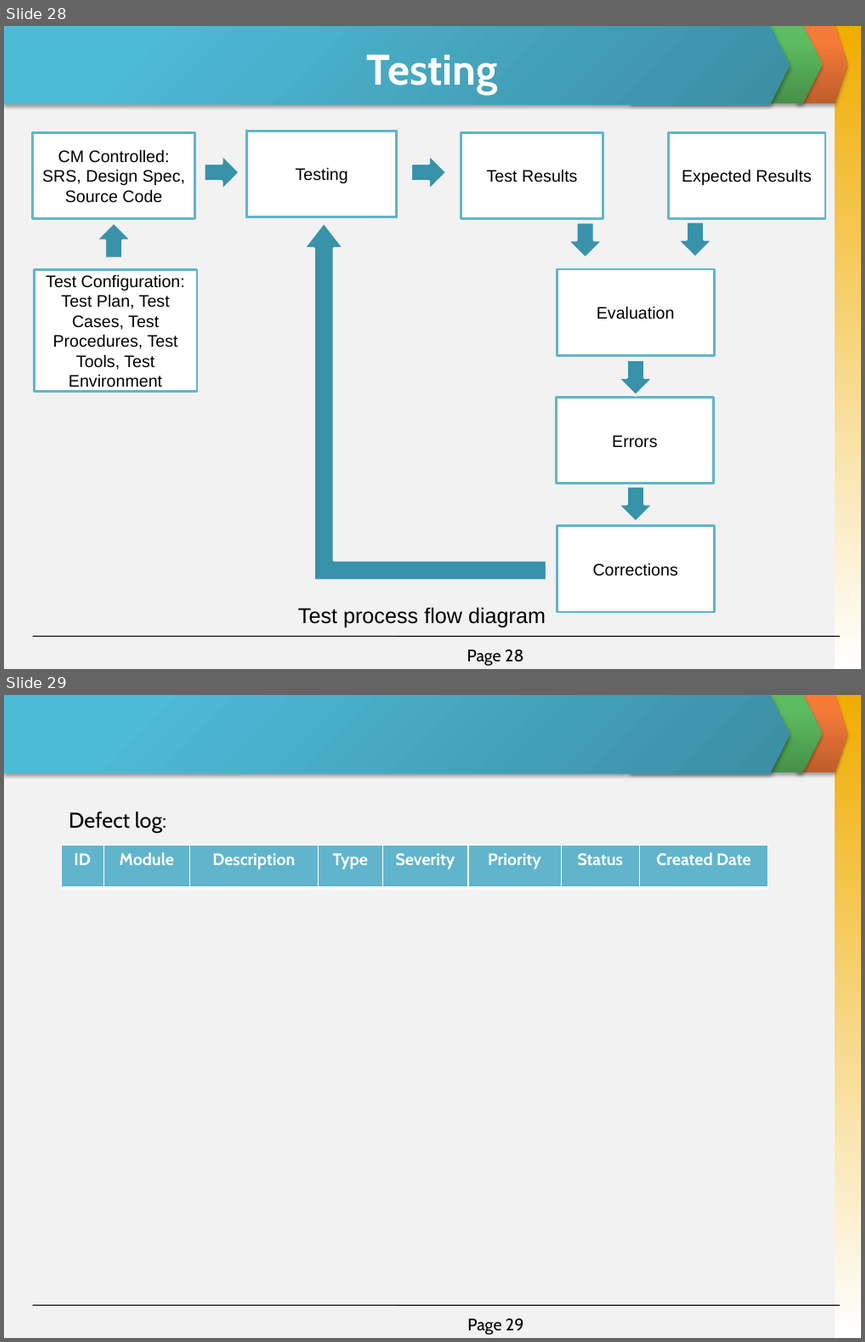
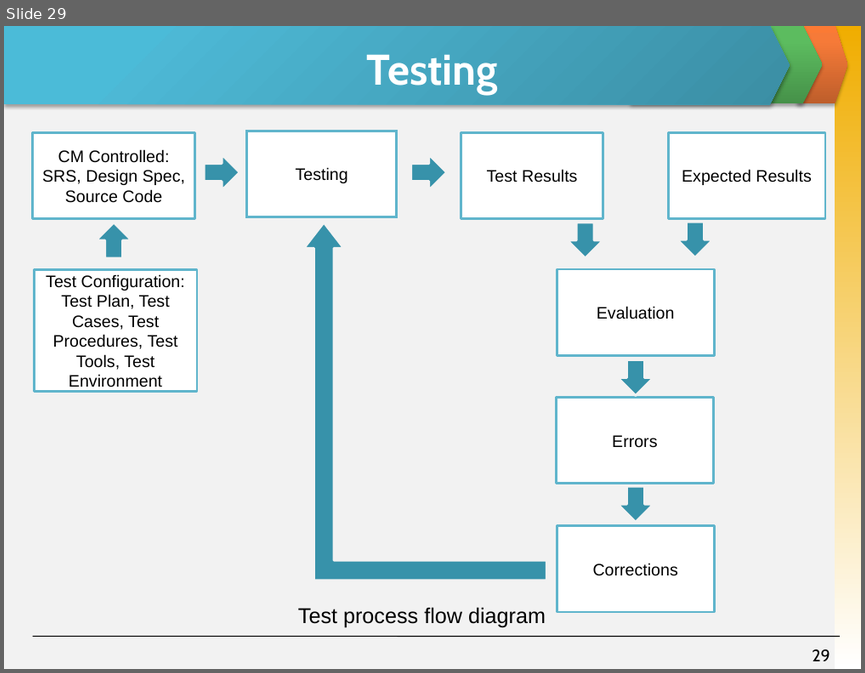
Before and after one commit to invisibleghost/e-learning-website, a slide deck: Document/Final report/Slide Present E-Learning.pptx. Shown one above the other, each under a label of ours: slides 28 and 29 before the commit, slide 29 after it. The pictures are 865x1342 and 865x673 pixels, drawn with LibreOffice and Linux fonts; fonts in the diff are those of the drawing. Boxes give left, top, right and bottom in pixels: in the first picture for what was removed or moved away, otherwise in the second. Text is boxed around its words. In the diff, an @@ line names an element or a change of style, - is before the commit and + after.

```diff
--- a/Document/Final report/Slide Present E-Learning.pptx
+++ b/Document/Final report/Slide Present E-Learning.pptx
@@ slide 29 removed at (4,695,861,1338), background #F2F2F2; not listed: 5 template elements that a slide beside it also shows @@
@@ text removed at (69,811,166,833) @@
-Defect log:
@@ table removed at (62,845,768,888), 1 rows, 8 columns @@
-ID | Module | Description | Type | Severity | Priority | Status | Created Date
@@ page number removed at (467,1318,523,1334) @@
-Page 29
@@ what was slide 28 is now slide 29 @@
@@ slide 29 changed as well @@
@@ page number removed at (467,649,523,665) @@
-Page 28
@@ page number added at (812,649,829,661), 14 pt, text #000000 @@
+29
```
Also in this commit, not shown: 5 other slides changed, 2 slides added, 1 other slide removed.
